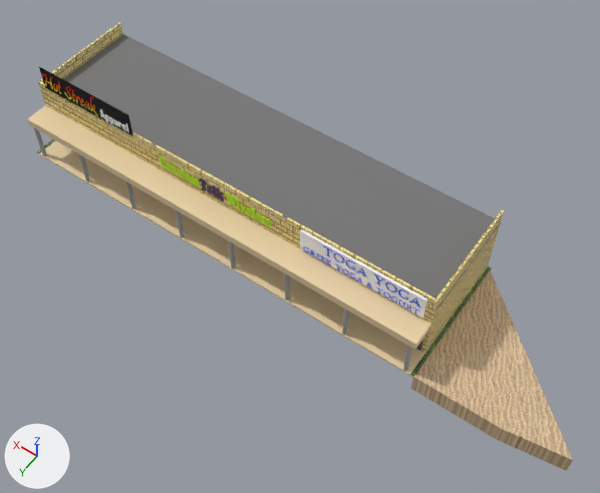
A saved change to the glTF model Gangsta Wizards/Main/BUILDINGS/Mixed Use/Strip Mall 2.glb.
Rendered twice from a camera (50 mm lens) standing at (-32.6, 25.7, 45.6) and looking at (-12.5, -2.4, 1.5). Lighting does not change. The marker at lower left points along +X, +Y and +Z. The older version comes first. Where no turn or scale is listed for an object, it has been applied to the vertices.

In view in the first picture: 'Exterior Walls', 'Floor', 'Overhang', 'Pillars', 'Roof', 'Sign', 'Sign Back', 'Text', 'Undeveloped Land.001'.
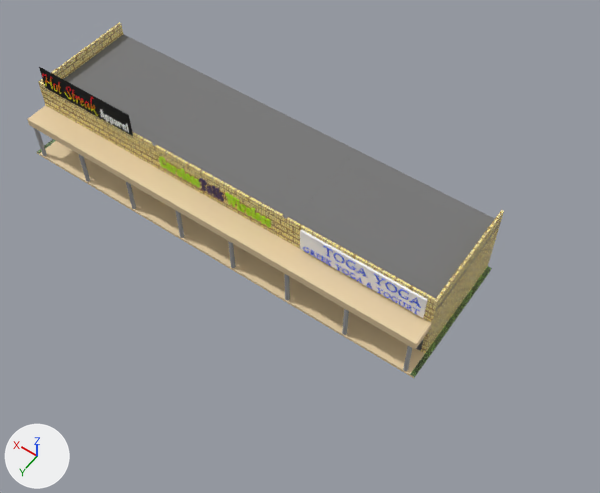
Diff of the bpy script that builds the scene:
```diff
--- a/Gangsta Wizards/Main/BUILDINGS/Mixed Use/Strip Mall 2.glb.py
+++ b/Gangsta Wizards/Main/BUILDINGS/Mixed Use/Strip Mall 2.glb.py
@@ ob_undeveloped_land_001 @@
-ob_undeveloped_land_001 = bpy.data.objects.new('Undeveloped Land.001', me_cube_014)
-ob_undeveloped_land_001.location = (31.6, -441.76, -33.21)
```

Boxes (x1, y1, x2, y2) around the edits, measured in the pictures (600 x 493 px):
'Undeveloped Land.001', deleted (beige): before (411, 271, 573, 471)
